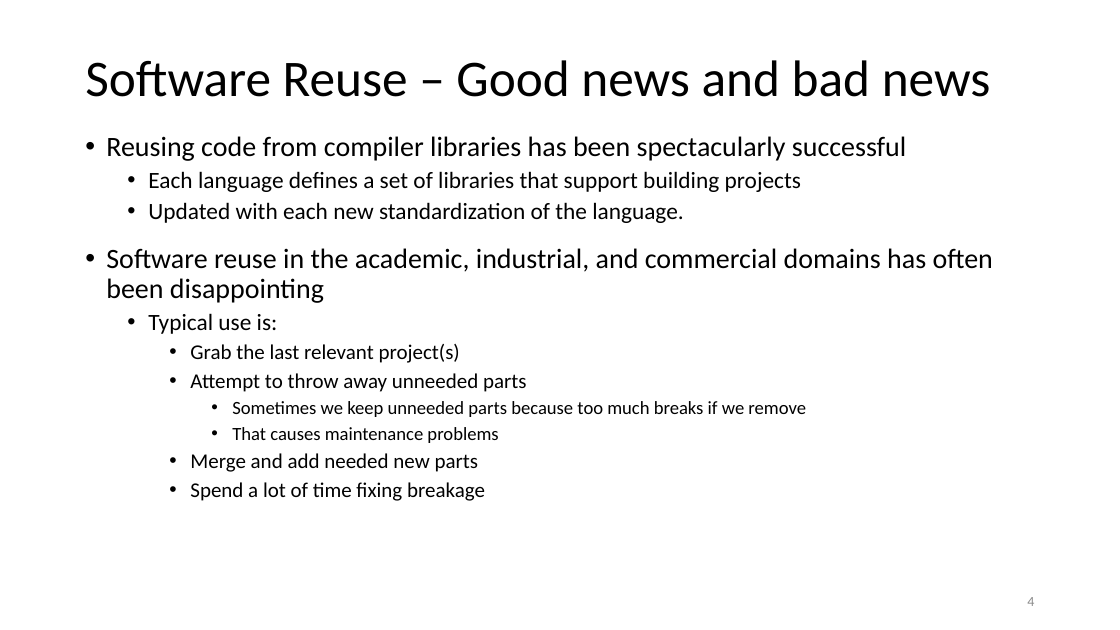
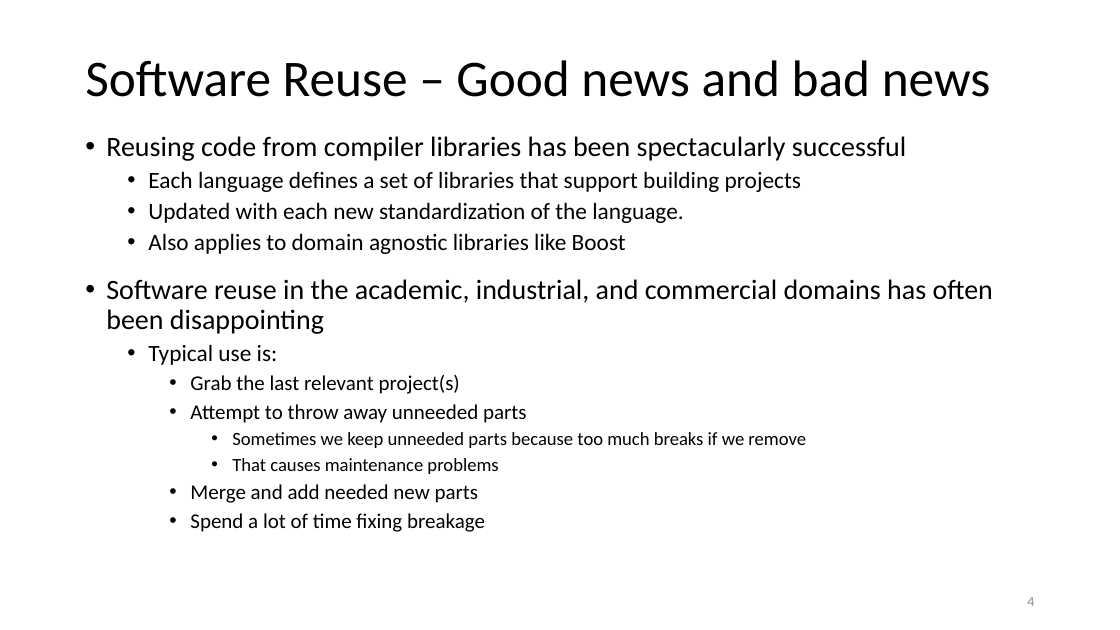
Before and after one commit to JimFawcett/JimFawcett.github.io, a slide deck: slide 4 of Resources/PublishingSourceCode.pptx. Drawn at 1120x630 pixels with LibreOffice and Linux fonts; fonts in the diff are those of the drawing. Boxes give left, top, right and bottom in pixels: in the first picture for what was removed or moved away, otherwise in the second. Text is boxed around its words. In the diff, an @@ line names an element or a change of style, - is before the commit and + after.

```diff
--- a/Resources/PublishingSourceCode.pptx
+++ b/Resources/PublishingSourceCode.pptx
@@ text at (x1=148, y1=233, x2=626, y2=254): paragraph added @@
+  • Also applies to domain agnostic libraries like Boost
```
Also in this commit, not shown: 6 other slides changed, 1 slide added, 4 other files.
